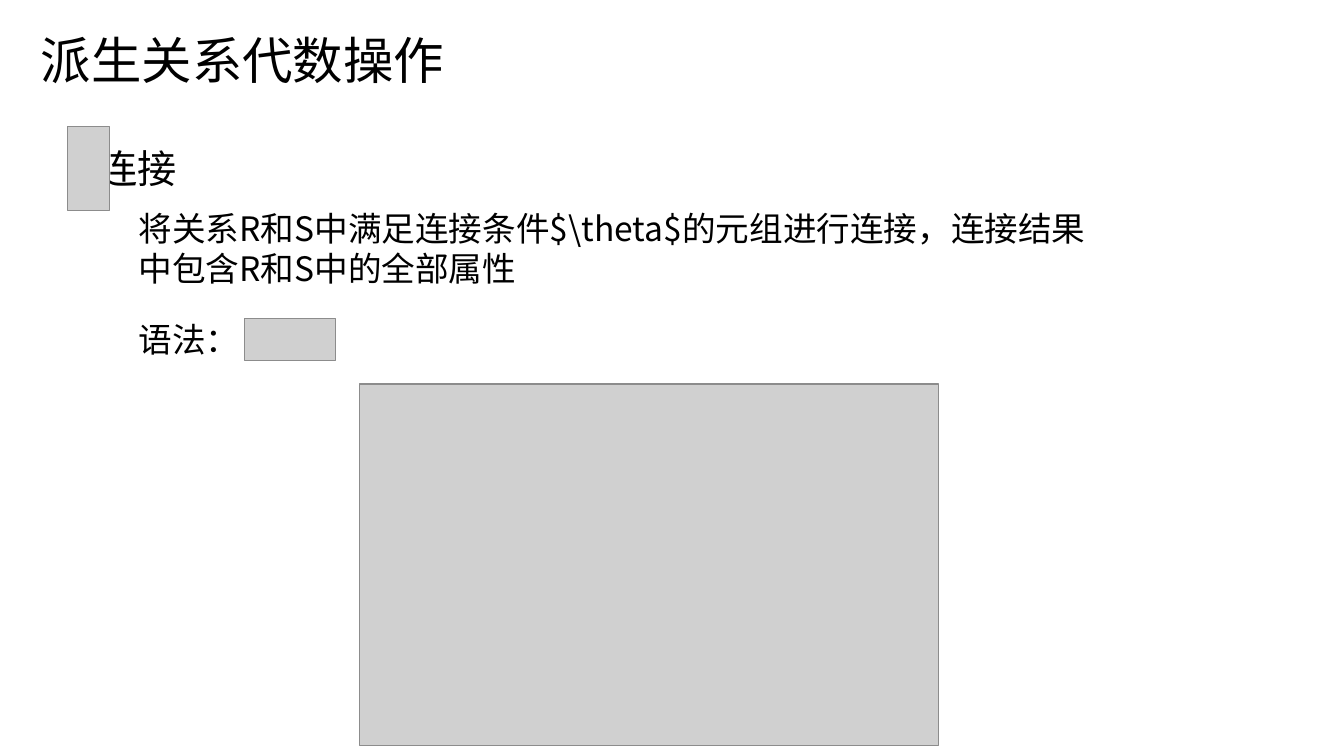
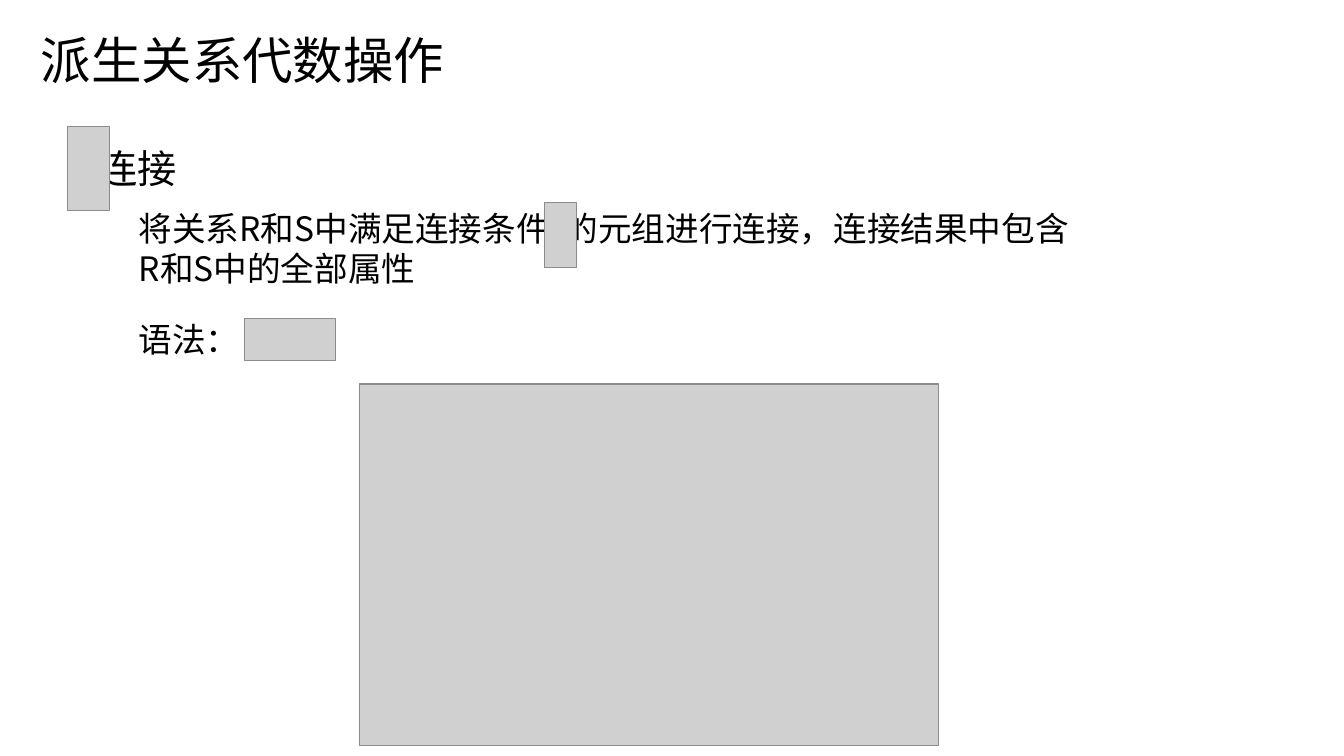
Before and after one commit to y-tanx/HIT-Database-Systems-Course, a slide deck: slide 25 of 第2章 关系数据库/第2章关系数据库.pptx. Drawn at 1344x756 pixels with LibreOffice and Linux fonts; fonts in the diff are those of the drawing; grey boxes stand for pictures. Boxes give left, top, right and bottom in pixels: in the first picture for what was removed or moved away, otherwise in the second. Text is boxed around its words. In the diff, an @@ line names an element or a change of style, - is before the commit and + after.

Commit message:
Fix: 第2章关系数据库 PPT 修改了拼写错误，调整了结构

```diff
--- a/第2章 关系数据库/第2章关系数据库.pptx
+++ b/第2章 关系数据库/第2章关系数据库.pptx
@@ text at (139,206,1069,284): text changed @@
-将关系R和S中满足连接条件$\theta$的元组进行连接，连接结果中包含R和S中的全部属性
+将关系R和S中满足连接条件 的元组进行连接，连接结果中包含R和S中的全部属性
@@ picture added at (545,203,578,267) @@
```
Also in this commit, not shown: 12 other slides changed.
